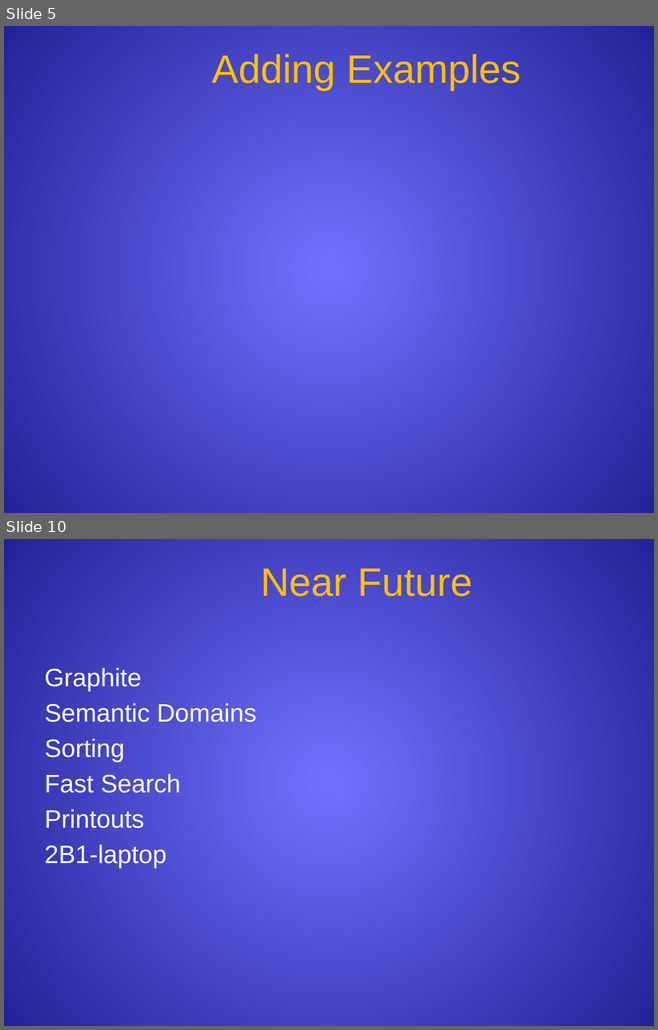
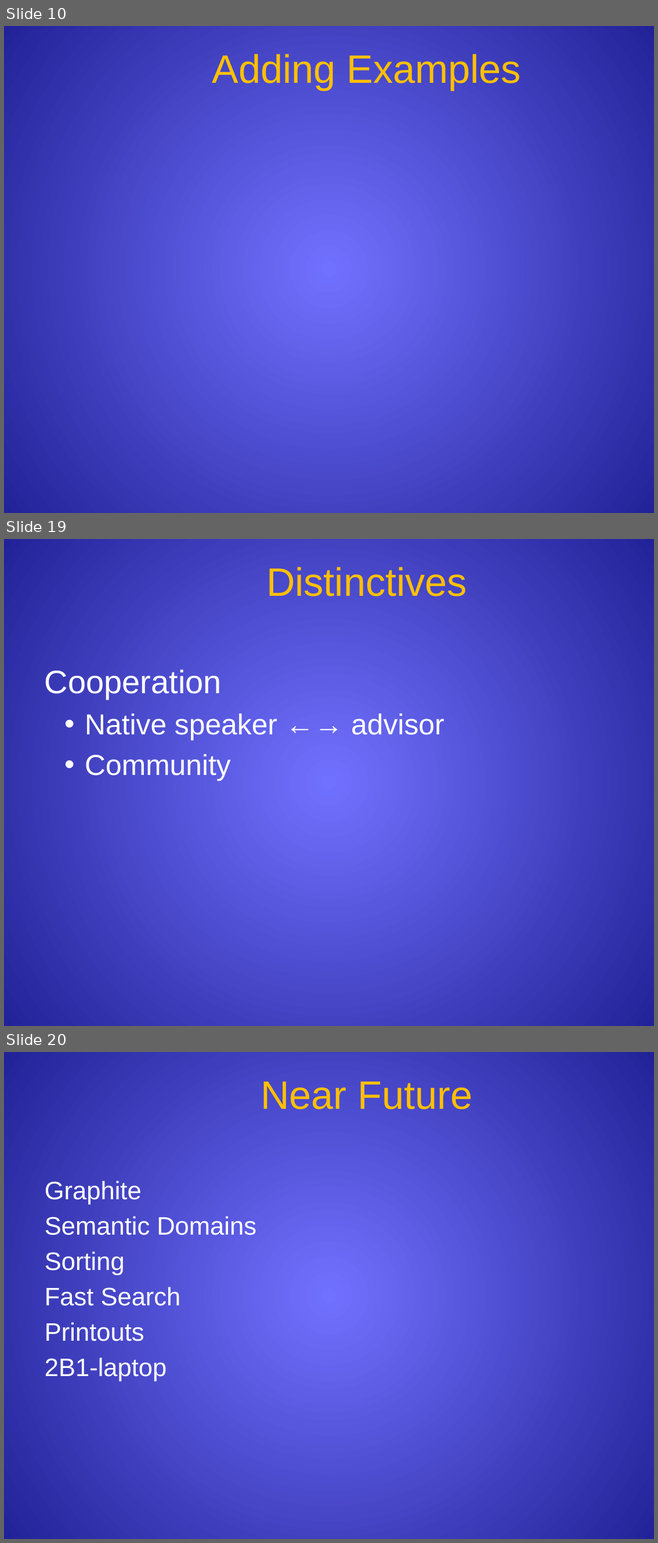
Before and after one commit to sillsdev/wesay, a slide deck: Presentations/CTC2006/V1.pptx. Shown one above the other, each under a label of ours: slides 5 and 10 before the commit, slides 10, 19 and 20 after it; the slides between them are not shown. The pictures are 658x1030 and 658x1543 pixels, drawn with LibreOffice and Linux fonts; fonts in the diff are those of the drawing; background and template pictures are left out. Boxes give left, top, right and bottom in pixels: in the first picture for what was removed or moved away, otherwise in the second. Text is boxed around its words. In the diff, an @@ line names an element or a change of style, - is before the commit and + after.

```diff
--- a/Presentations/CTC2006/V1.pptx
+++ b/Presentations/CTC2006/V1.pptx
@@ slide 19 added at <box>4,539,654,1026</box>, background gradient #7373FF to #222297 @@
@@ title added at <box>266,567,467,596</box>, 44 pt, text #FFC000 @@
+Distinctives
@@ text added at <box>45,669,444,781</box>, 32 pt, text #FFFFFF @@
+  Cooperation
+  • Native speaker ←→ advisor
+  • Community
@@ what was slide 5 is now slide 10 @@
@@ what was slide 10 is now slide 20 @@
```
Also in this commit, not shown: 3 slides changed, 11 other slides added, 2 slides removed.
